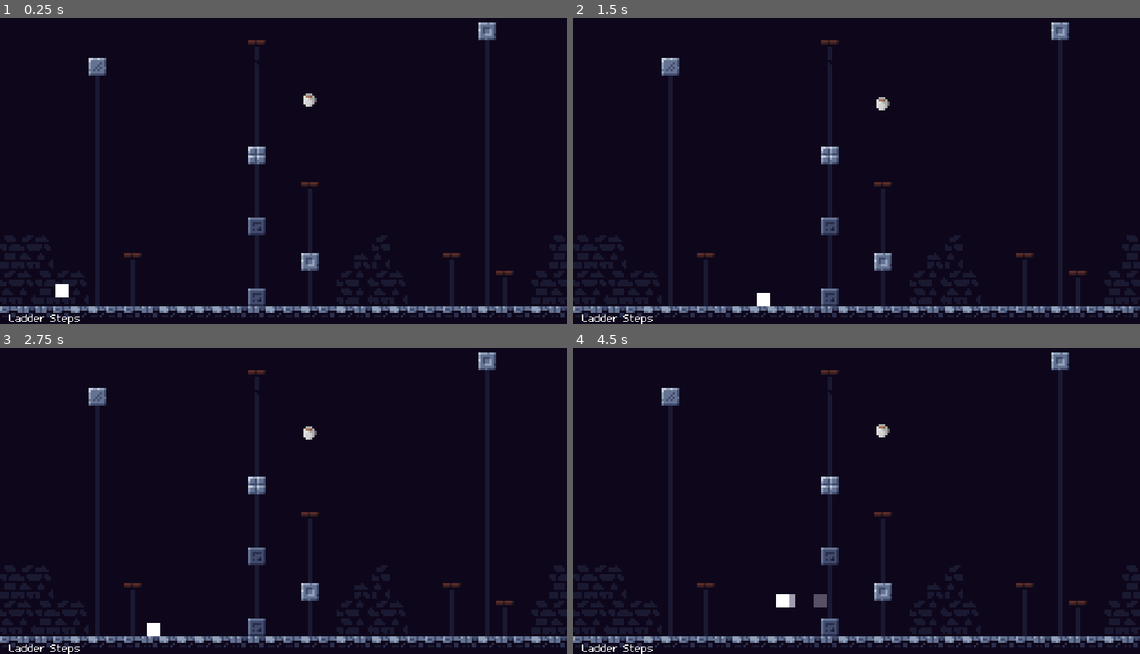
Above: before the commit, frames 1-4 (two rows, left to right).
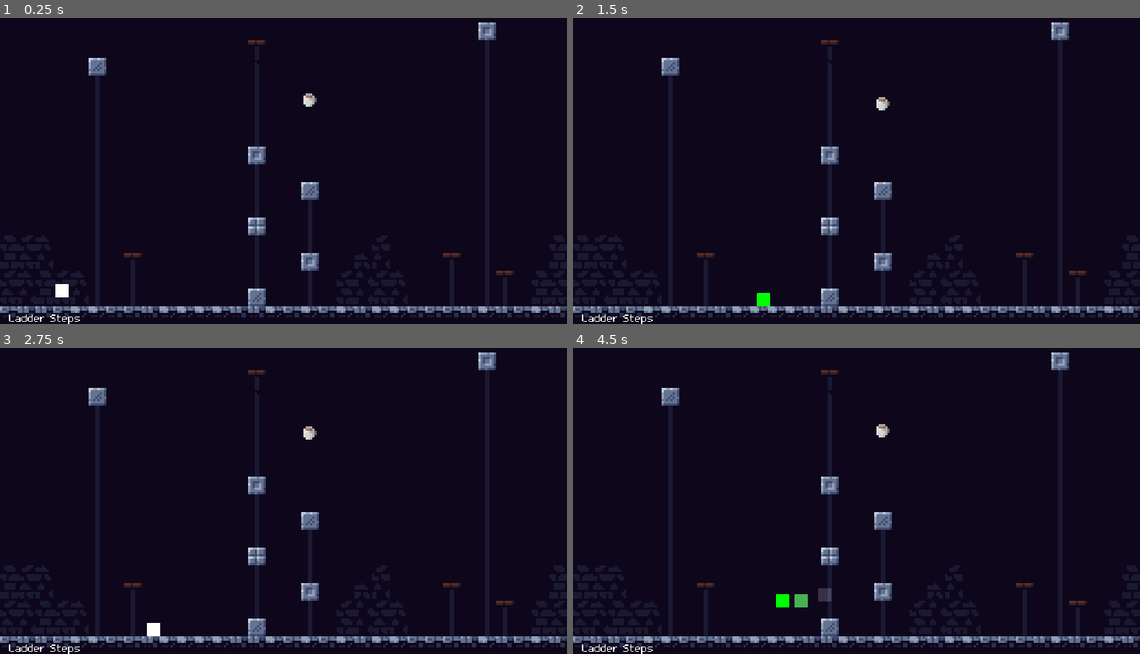
Above: after the commit, the same moments.

Repository: ReusableChopsticks/Platformer2024
Game: Godot game, scene res://scenes/levels/world_1/ladder_steps.tscn
The game is run twice, just before and just after one commit, with the same random seed, the same clock (stepped at 60 frames per second) and the same inputs. This scene is started directly instead of the project's main scene.
Inputs:
- Up to frame 1 (0.25 s): no input
- Up to frame 2 (1.5 s): tap Enter at 0.5 s; hold Right (right) from 0.53 s (still down); tap Z (dash) at 0.6, 1.35 s; tap Up (jump) at 0.77 s
- Up to frame 3 (2.75 s): tap Up (jump) at 1.52 s; release Right (right) at 2.03 s; hold Left (left) from 2.03 s (still down); tap Z (dash) at 2.1 s
- Up to frame 4 (4.5 s): release Left (left) at 2.78 s; hold Right (right) 2.78-4.28 s; tap Z (dash) at 2.85, 3.6, 4.35 s; tap Up (jump) at 3.02, 3.77 s; hold Left (left) from 4.28 s (still down)

The runs differ from the first frame. In frame 1, 0.6% of the frame differs, in the area x 43-57%, y 42-95%; in frame 2, 0.7%; in frame 3, 0.6%; in frame 4, 1.0%, in the area x 35-57%, y 42-95%.

Commit message:
added sign() to all Input.get_axis for analog control consistency

Diff:
--- a/scenes/levels/world_1/ladder_steps.tscn
+++ b/scenes/levels/world_1/ladder_steps.tscn
@@ -8,4 +8,4 @@
 position = Vector2(12, -28)
 
 [node name="TileMap" parent="." index="2"]
-layer_0/tile_data = PackedInt32Array(589808, 655360, 1, 5898 …(877 unchanged characters)…  655360, 1, 524309, 786432, 1, 524286, 1245184, 9, 327681, 1245184, 8, 262142, 1245184, 9, 65537, 1245184, 3, 393217, 1179648, 3, 458753, 1179648, 3, 458750, 1179648, 3, 393214, 1179648, 3, 327678, 1179648, 3, 262145, 1179648, 3, 196609, 1179648, 3, 131073, 1179648, 3, 196606, 1179648, 3, 131070, 1179648, 3, 65534, 1179648, 3, -2, 1179648, 8, -131074, 1179648, 3, -196610, 11796 …(1712 unchanged characters)…
+layer_0/tile_data = PackedInt32Array(589808, 655360, 1, 5898 …(877 unchanged characters)…  655360, 1, 524309, 786432, 1, 524286, 1114112, 8, 327681, 1245184, 8, 262142, 1179648, 8, 65537, 1114112, 8, 393217, 1179648, 3, 458753, 1179648, 3, 458750, 1179648, 3, 393214, 1179648, 3, 327678, 1179648, 3, 262145, 1179648, 3, 196609, 1179648, 3, 131073, 1179648, 3, 196606, 1179648, 3, 131070, 1179648, 3, 65534, 1179648, 3, -2, 1245184, 8, -131074, 1179648, 3, -196610, 11796 …(1712 unchanged characters)…
--- a/scenes/levels/world_1/spike_traps.tscn
+++ b/scenes/levels/world_1/spike_traps.tscn
@@ -8,7 +8,7 @@
 position = Vector2(-4, -28)
 
 [node name="TileMap" parent="." index="2"]
-layer_0/tile_data = PackedInt32Array(589808, 655360, 1, 5898 …(1749 unchanged characters)… 1072, 262140, 4, 65536, 65545, 1245184, 3, -65530, 1114112, 8, -65531, 1179648, 8 …(504 unchanged characters)…
+layer_0/tile_data = PackedInt32Array(589808, 655360, 1, 5898 …(1749 unchanged characters)… 1072, 262140, 4, 65536, 65545, 1245184, 8, -65530, 1114112, 8, -65531, 1179648, 8 …(504 unchanged characters)…
 layer_1/z_index = -1
 layer_1/tile_data = PackedInt32Array(327693, 196608, 3, 262157, 196608, 3, 262156, 1179648, 3, 196619, 196608, 3, 19661 …(24574 unchanged characters)…
 layer_2/name = "Corners"
--- a/scenes/player/player.gd
+++ b/scenes/player/player.gd
@@ -112,7 +112,7 @@
 func _on_ghost_timer_timeout():
 	var instance: PlayerGhost = ghost_node.instantiate()
 	instance.global_position = global_position
-	instance.modulate = modulate
+	instance.self_modulate = modulate
 	$GhostInstances.add_child(instance)
 
 func _ready():
@@ -150,7 +150,6 @@
 		modulate = Color.WHITE
 
 func reset_speed_level():
-	#modulate = Color.WHITE
 	speed_level = 1
 	calculate_forces()
 	modulate = Color.WHITE
@@ -170,7 +169,7 @@
 		dash_buffer_timer.start()
 
 	# update what direction player is currently facing
-	var dir = Input.get_axis("left", "right")
+	var dir = sign(Input.get_axis("left", "right"))
 	if (dir != 0):
 		facing_dir = dir
 
--- a/scenes/player/player.tscn
+++ b/scenes/player/player.tscn
@@ -25,6 +25,7 @@
 safe_margin = 0.2
 script = ExtResource("1_a62lr")
 ghost_node = ExtResource("2_h2nj3")
+base_ghost_freq = 10
 base_speed = 50
 speed_increase_amount = 0.7
 counter_dir_force_mult = 4.0
--- a/scenes/player/player_ghost.tscn
+++ b/scenes/player/player_ghost.tscn
@@ -7,7 +7,6 @@
 blend_mode = 1
 
 [node name="PlayerGhost" type="Sprite2D"]
-self_modulate = Color(1, 1, 1, 0.694118)
 material = SubResource("CanvasItemMaterial_dwcyi")
 texture = ExtResource("1_562il")
 script = ExtResource("2_2soqn")
--- a/scenes/player/states/PlayerDashState.gd
+++ b/scenes/player/states/PlayerDashState.gd
@@ -19,13 +19,19 @@
 ## Check if player was previously in air
 ## to prevent being able to dash jump from being stationary on floor
 var was_in_air := false
+var down_dashed := false
 
 func enter():
+	player.modulate = Color.GREEN
 	was_in_air = in_air()
 	already_transitioned = false
+	down_dashed = false
+
 	var dash_speed = player.move_speed * dash_speed_mult
-	if (Input.is_action_pressed("down")):
+	if (Input.is_action_pressed("down") and was_in_air):
+		player.modulate = Color.PURPLE
 		player.velocity.y = dash_speed * dash_speed_mult
+		down_dashed = true
 	else:
 		#player.velocity.x = dash_speed * player.facing_dir
 		player.velocity.x = player.facing_dir * dash_speed
@@ -52,12 +58,16 @@
 
 
 func exit():
+	player.modulate = Color.WHITE
+
 	# so the player does not jump immediately if you press jump during a dash
 	if disable_jump_buffer:
 		player.jump_buffer_timer.stop()
 	player.has_dash = false
-	player.velocity.x = player.facing_dir * player.move_speed
+	if not down_dashed:
+		player.velocity.x = player.facing_dir * player.move_speed
 
 func on_dash_timeout():
+	print("dash timeout")
 	if not already_transitioned:
 		transitioned.emit(self, "PlayerMoveState")
--- a/scenes/player/states/PlayerState.gd
+++ b/scenes/player/states/PlayerState.gd
@@ -67,13 +67,14 @@
 
 func dash():
 	if Input.is_action_just_pressed("dash"):
+		print(player.has_dash)
 		return player.has_dash
 	else:
 		return player.dash_buffer_timer.time_left > 0 and player.has_dash
 
 func wall():
 	# player is only on a wall and is holding on to it
-	return player.is_on_wall_only() and Input.get_axis("left", "right") == -player.get_wall_normal().x
+	return player.is_on_wall_only() and sign(Input.get_axis("left", "right")) == -player.get_wall_normal().x
 
 func wall_jump():
 	# check if either grace or buffer is active
